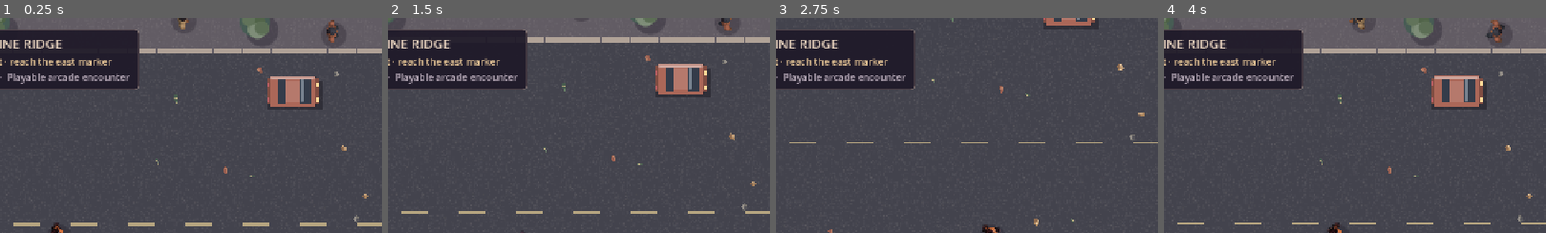
Above: before the commit, frames 1-4 (left to right).
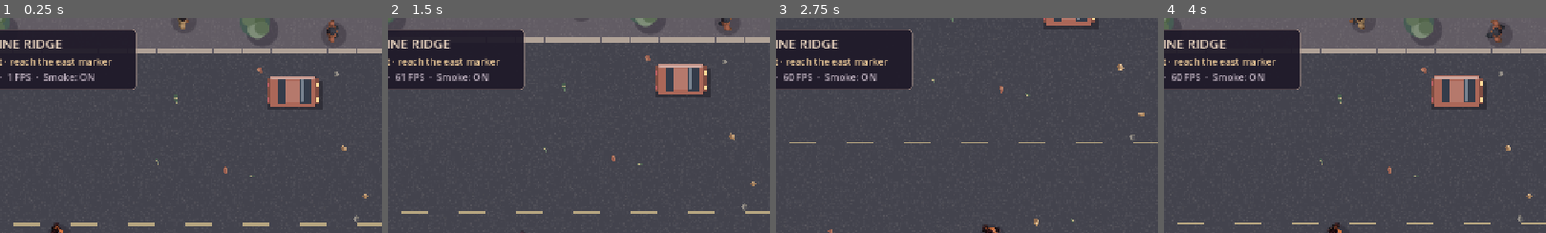
Above: after the commit, the same moments.

Repository: cryogenized-spec/Pineridge-Crisis-Saafiya-s-Revenge
Game: Godot game, scene res://scenes/main.tscn
Two runs of this game, one before a commit and one after it. Both use one fixed random seed, a clock stepped at 60 frames per second and the inputs below.
Inputs (mouse positions are % of the whole screen's width and height, from its top left):
- Up to frame 1 (0.25 s): no input
- Up to frame 2 (1.5 s): tap Enter at 0.5 s; move the mouse to (72, 45) at 0.52 s; hold Right 0.53-1.28 s; tap F at 0.6 s; click (72, 45) at 0.67 s; tap E at 0.8, 1.35 s; move the mouse to (30, 55) at 1.27 s; hold Down from 1.28 s (still down)
- Up to frame 3 (2.75 s): tap F at 1.55 s; move the mouse to (60, 28) at 2.02 s; release Down at 2.03 s; hold Right from 2.03 s (still down); tap 1 at 2.1 s; tap E at 2.3 s
- Up to frame 4 (4 s): move the mouse to (45, 70) at 2.77 s; release Right at 2.78 s; hold Up 2.78-3.53 s; tap 2 at 2.85 s; click (45, 70) at 2.92 s; tap F at 3.05 s; move the mouse to (80, 65) at 3.52 s; hold Left from 3.53 s (still down); tap 3 at 3.6 s; tap E at 3.8 s
The pictures show only the part of the screen within x 13-63%, y 0-50%; the shares and areas given below are measured in that part.

The runs differ from the first frame. In frame 1, 0.9% of the frame differs, in the area x 2-37%, y 5-34%; in frame 2, 0.8%; in frame 3, 0.8%; in frame 4, 0.9%.

Commit message:
Show live FPS and provide optional smoke toggle for browser playtesting

Diff:
--- a/scripts/main.gd
+++ b/scripts/main.gd
@@ -11,6 +11,8 @@
 var player: Actor
 var camera: Camera2D
 var effects: Effects
+var haze: Node2D
+var low_fx := false
 var encounters
 var pedestrians: Array[Actor] = []
 var status: Label
@@ -27,7 +29,7 @@
 func _ready() -> void:
 	street=Street.new()
 	add_child(street)
-	var haze := Haze.new()
+	haze = Haze.new()
 	haze.origins = street.haze_origins
 	add_child(haze)
 	effects=Effects.new()
@@ -96,7 +98,7 @@
 	v.add_child(status)
 	var help:=Label.new()
 	help.position=Vector2(18,684)
-	help.text="WASD / arrows: move     Q: toggle run     C: toggle crouch     E: interact     Click: action   R: refill   1–3: slots   V: effects   F: fullscreen     F2: wardrobe   F3: props   F4: poses   Esc: reset"
+	help.text="WASD / arrows: move     Q: toggle run     C: toggle crouch     E: interact     Click: action   R: refill   1–3: slots   V: effects   F: fullscreen     F2: wardrobe   F3: props   F4: poses   F6: smoke   Esc: reset"
 	help.add_theme_font_size_override("font_size",17)
 	help.modulate=Color("#f3ddc7")
 	layer.add_child(help)
@@ -104,6 +106,10 @@
 func _unhandled_key_input(event:InputEvent) -> void:
 	if event is InputEventKey and event.pressed and not event.echo:
 		match event.keycode:
+			KEY_F6:
+				low_fx = not low_fx
+				if is_instance_valid(haze):
+					haze.visible = not low_fx
 			KEY_F4:
 				get_tree().change_scene_to_file("res://scenes/action_review.tscn")
 			KEY_F3:
@@ -190,7 +196,7 @@
 			person.position=desired
 		var movement:Vector2=person.position-previous
 		person.animate(delta,movement,0.0 if cos(t)>0 else PI, false, false)
-	status.text="%s  ·  %03d:%03d  ·  Playable arcade encounter" % ["CROUCH" if low else ("RUN" if running else "WALK"),int(player.position.x),int(player.position.y)]
+	status.text="%s  ·  %03d:%03d  ·  %d FPS  ·  Smoke: %s" % ["CROUCH" if low else ("RUN" if running else "WALK"),int(player.position.x),int(player.position.y),Engine.get_frames_per_second(),"OFF" if low_fx else "ON"]
 	# Child actors redraw themselves; this node draws no animated geometry.
 
 func _draw() -> void:
